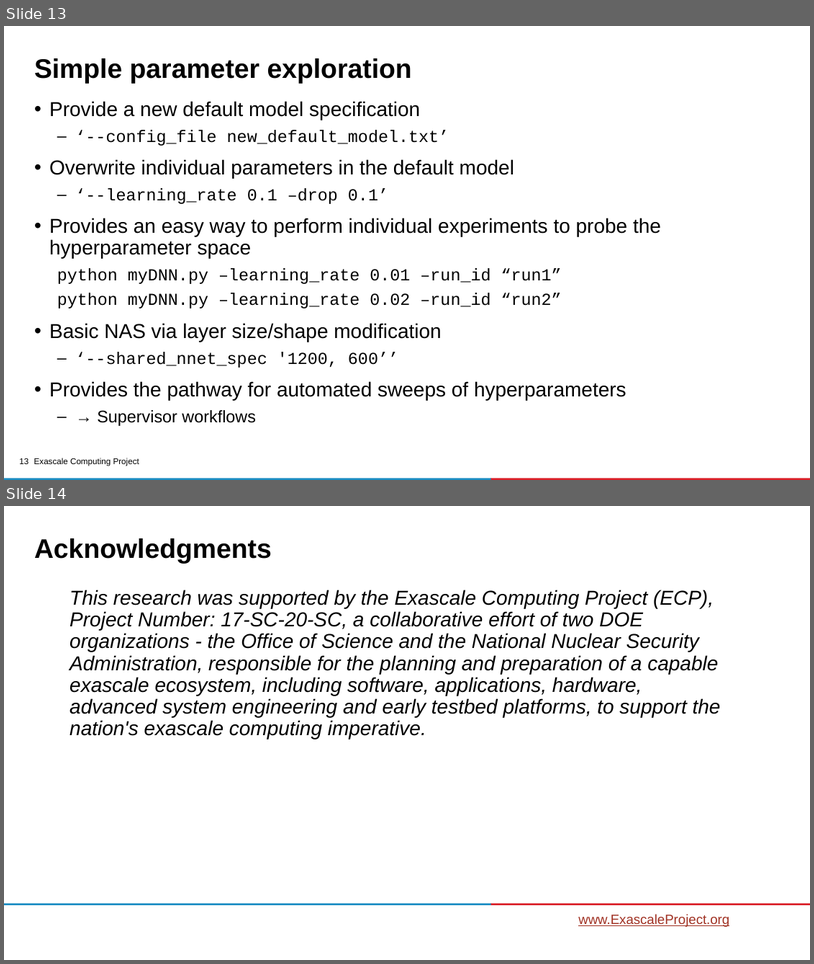
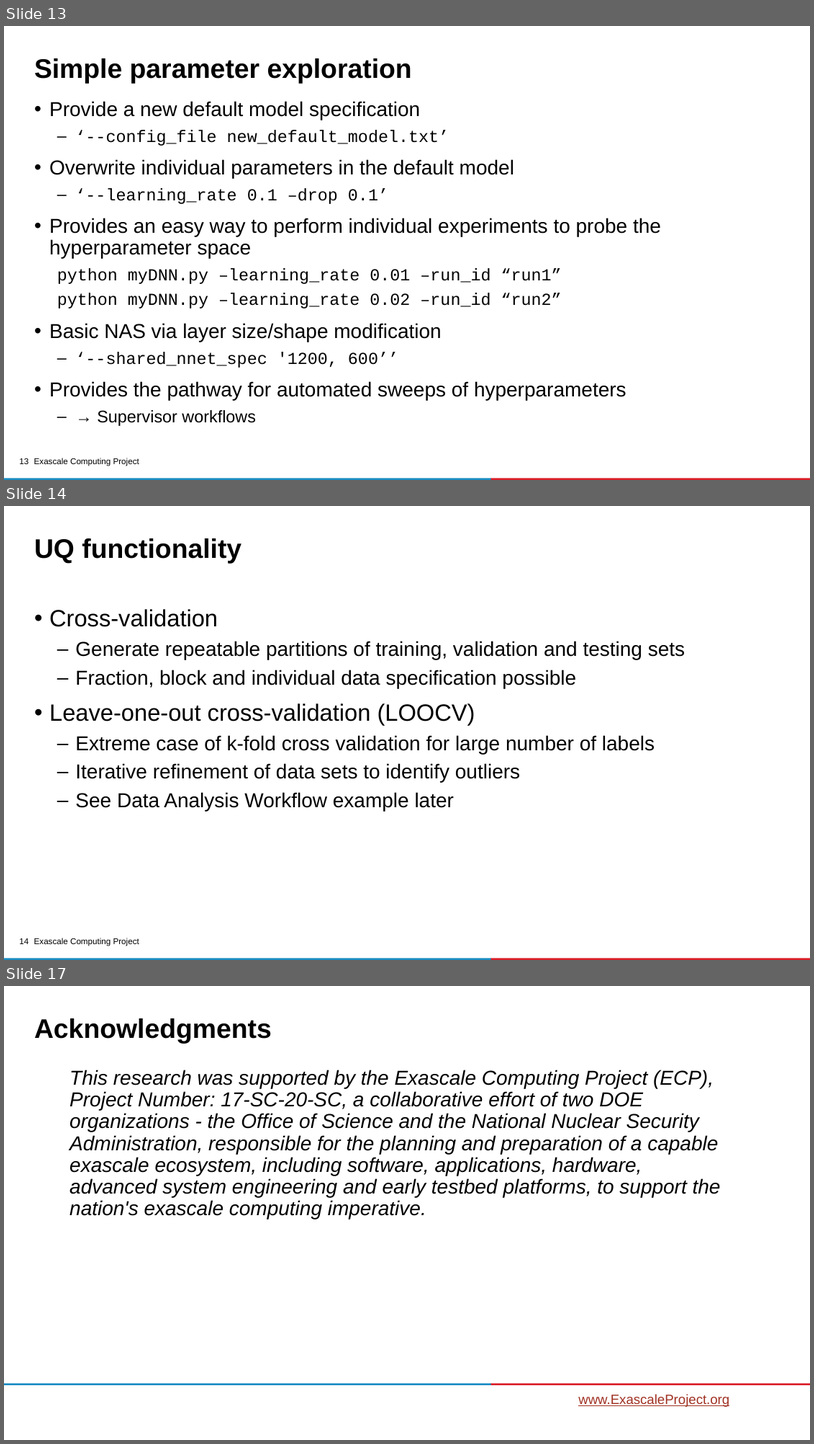
Before and after one commit to ECP-CANDLE/Tutorials, a slide deck: 2020/ECP/slides/03-library.pptx. Shown one above the other, each under a label of ours: slides 13 and 14 before the commit, slides 13, 14 and 17 after it; the slides between them are not shown. The pictures are 814x964 and 814x1444 pixels, drawn with LibreOffice and Linux fonts; fonts in the diff are those of the drawing; background and template pictures are left out. Boxes give left, top, right and bottom in pixels: in the first picture for what was removed or moved away, otherwise in the second. Text is boxed around its words. In the diff, an @@ line names an element or a change of style, - is before the commit and + after.

```diff
--- a/2020/ECP/slides/03-library.pptx
+++ b/2020/ECP/slides/03-library.pptx
@@ slide 14 added at [4,506,810,960], background #FFFFFF; not listed: 4 template elements that a slide beside it also shows @@
@@ title added at [34,538,242,564], 32 pt, text #000000, bold @@
+UQ functionality
@@ text added at [49,609,685,811], 24 pt, text #000000 @@
+• Cross-validation
+  – Generate repeatable partitions of training, validation and testing sets
+  – Fraction, block and individual data specification possible
+• Leave-one-out cross-validation (LOOCV)
+  – Extreme case of k-fold cross validation for large number of labels
+  – Iterative refinement of data sets to identify outliers
+  – See Data Analysis Workflow example later
@@ what was slide 14 is now slide 17 @@
```
Also in this commit, not shown: 2 other slides added, 4 slides removed.
